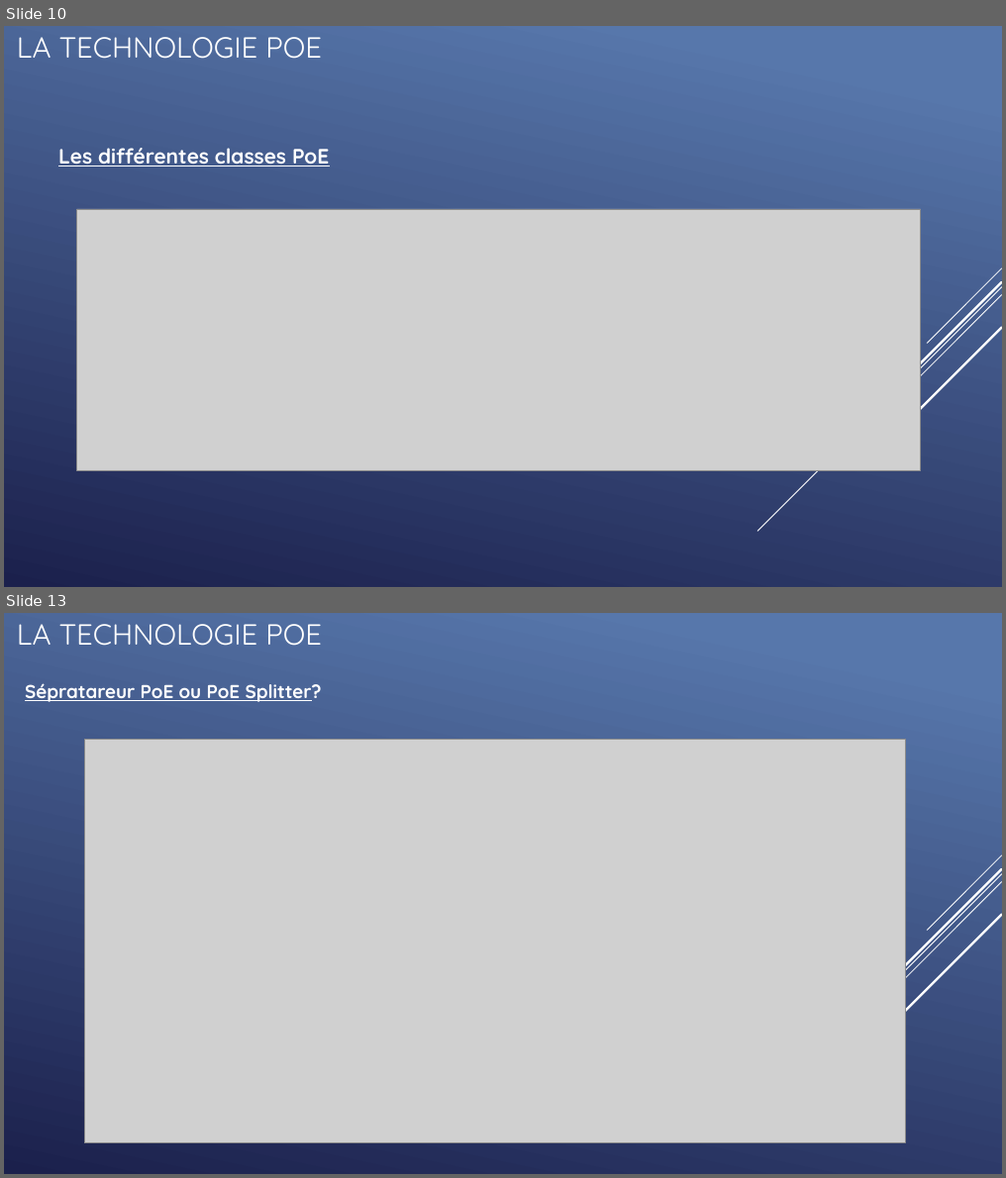
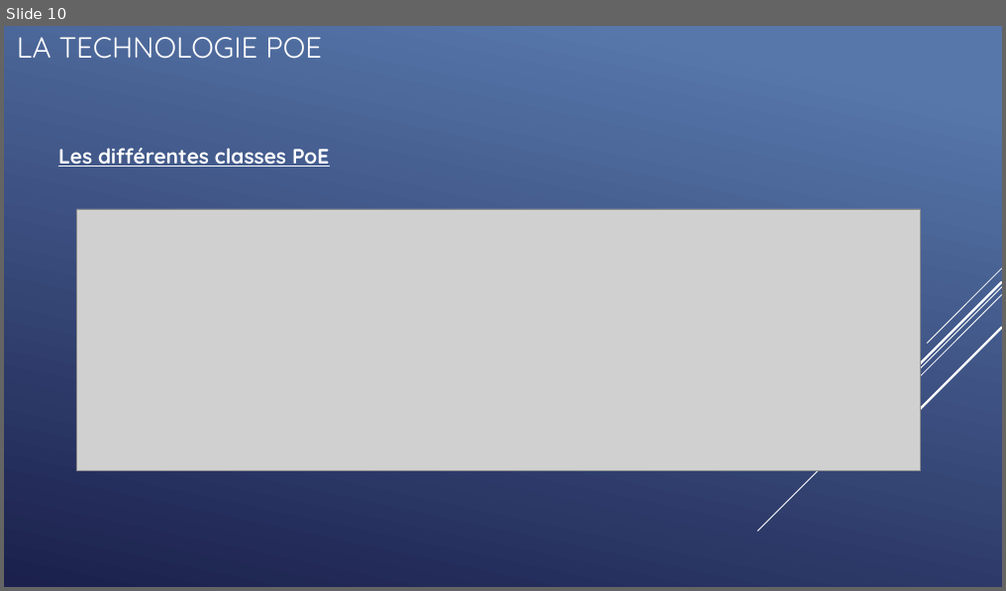
Before and after one commit to QuentinKrg/M214-Ethernet, a slide deck: Module 214 - Fabrication_Ethernet.pptx. Shown one above the other, each under a label of ours: slides 10 and 13 before the commit, slide 10 after it; the slides between them are not shown. The pictures are 1006x1178 and 1006x591 pixels, drawn with LibreOffice and Linux fonts; fonts in the diff are those of the drawing; grey boxes stand for pictures. Boxes give left, top, right and bottom in pixels: in the first picture for what was removed or moved away, otherwise in the second. Text is boxed around its words. In the diff, an @@ line names an element or a change of style, - is before the commit and + after.

```diff
--- a/Module 214 - Fabrication_Ethernet.pptx
+++ b/Module 214 - Fabrication_Ethernet.pptx
@@ slide 13 removed at [4,613,1002,1174], background gradient #5877AB to #1C204D; not listed: 5 template elements that a slide beside it also shows @@
@@ title removed at [17,624,322,646] @@
-LA TECHNOLOGIE POE
@@ text removed at [25,683,322,702] @@
-Sépratareur PoE ou PoE Splitter?
@@ picture removed at [84,740,905,1144] @@
```
Also in this commit, not shown: 7 slides changed, 2 other slides removed.
